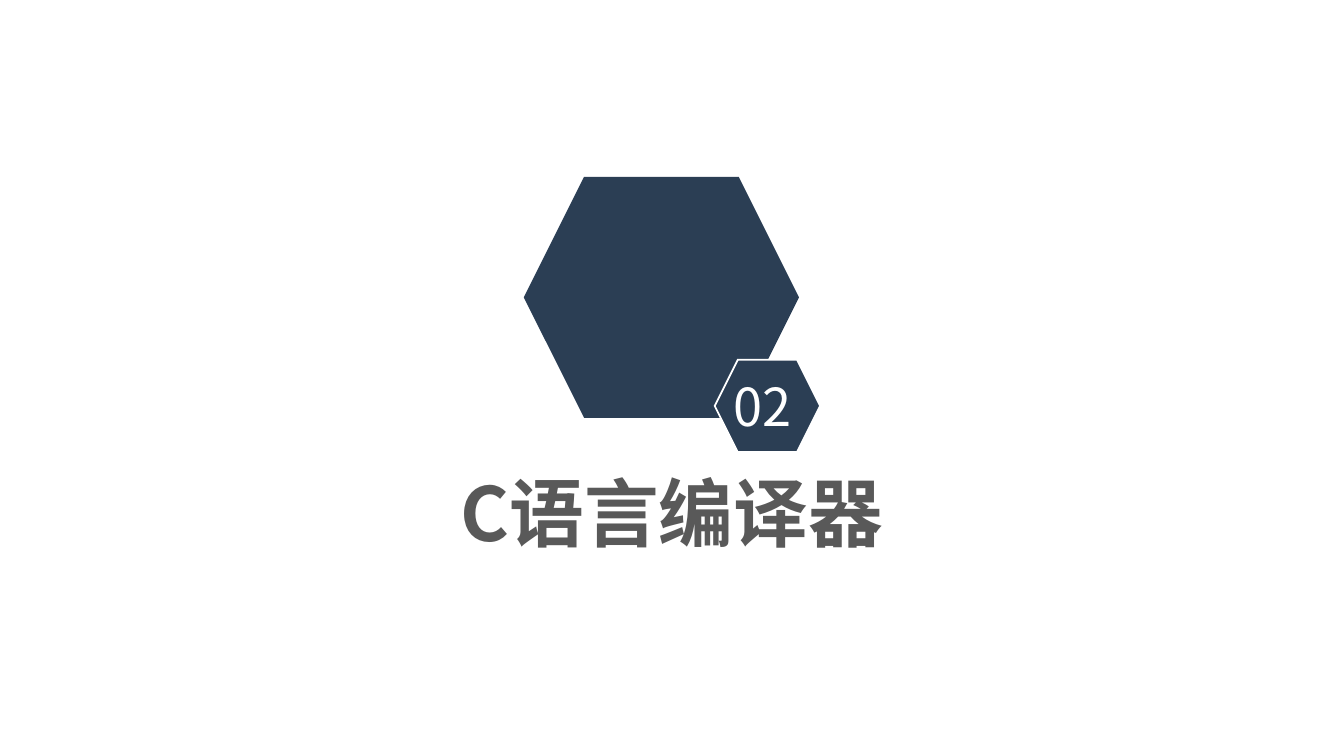
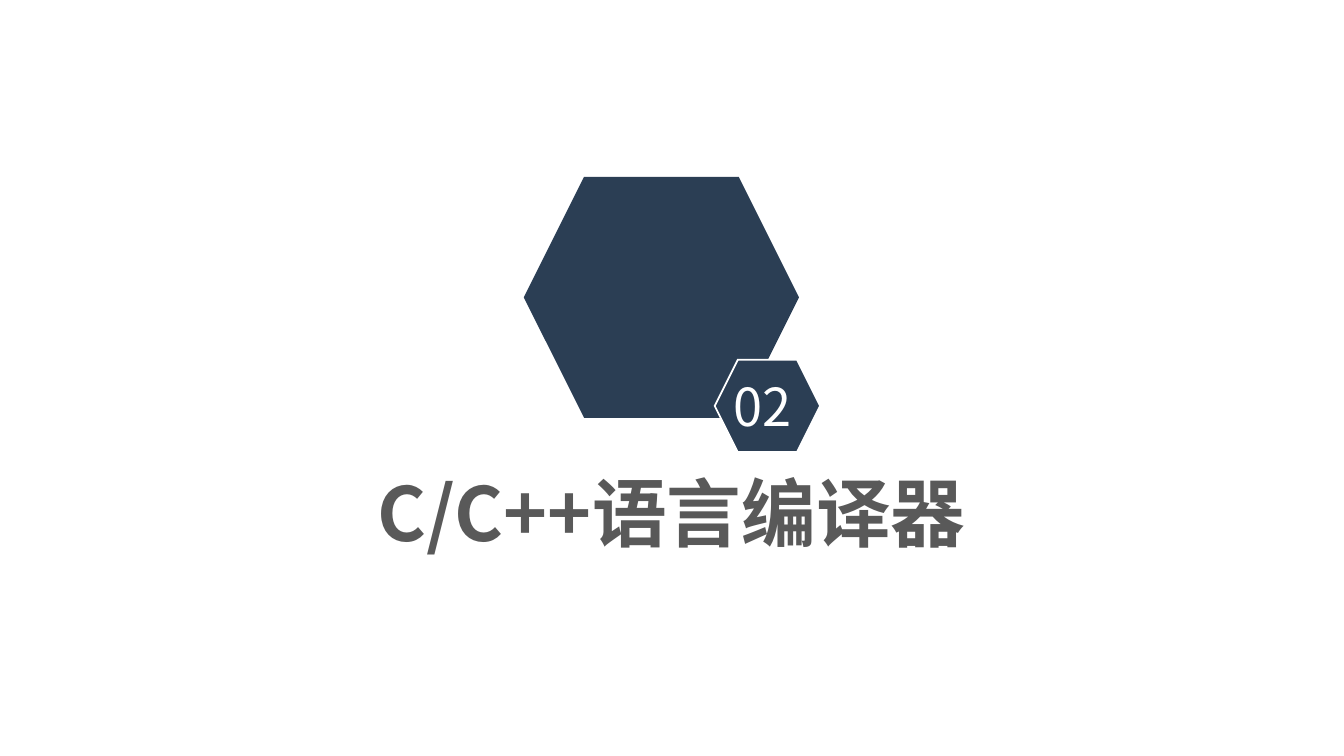
Before and after one commit to Raventhatfly/Raventhatfly.github.io, a slide deck: slide 8 of files/meta-teaching/Lecture2.pptx. Drawn at 1344x756 pixels with LibreOffice and Linux fonts; fonts in the diff are those of the drawing; background and template pictures are left out. Boxes give left, top, right and bottom in pixels: in the first picture for what was removed or moved away, otherwise in the second. Text is boxed around its words. In the diff, an @@ line names an element or a change of style, - is before the commit and + after.

```diff
--- a/files/meta-teaching/Lecture2.pptx
+++ b/files/meta-teaching/Lecture2.pptx
@@ text at [378,477,966,555]: text changed @@
-C语言编译器
+C/C++语言编译器
```
Also in this commit, not shown: 3 other slides changed, 2 slides added, 23 other files.
